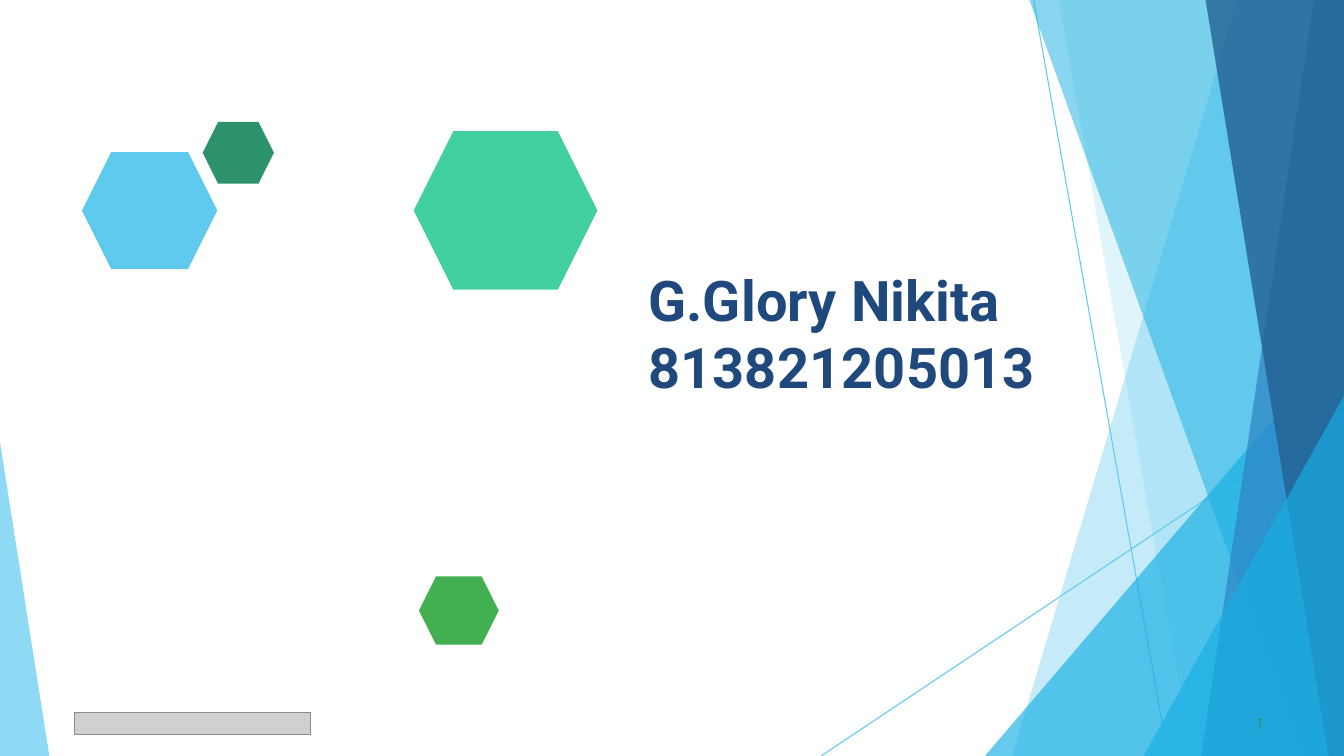
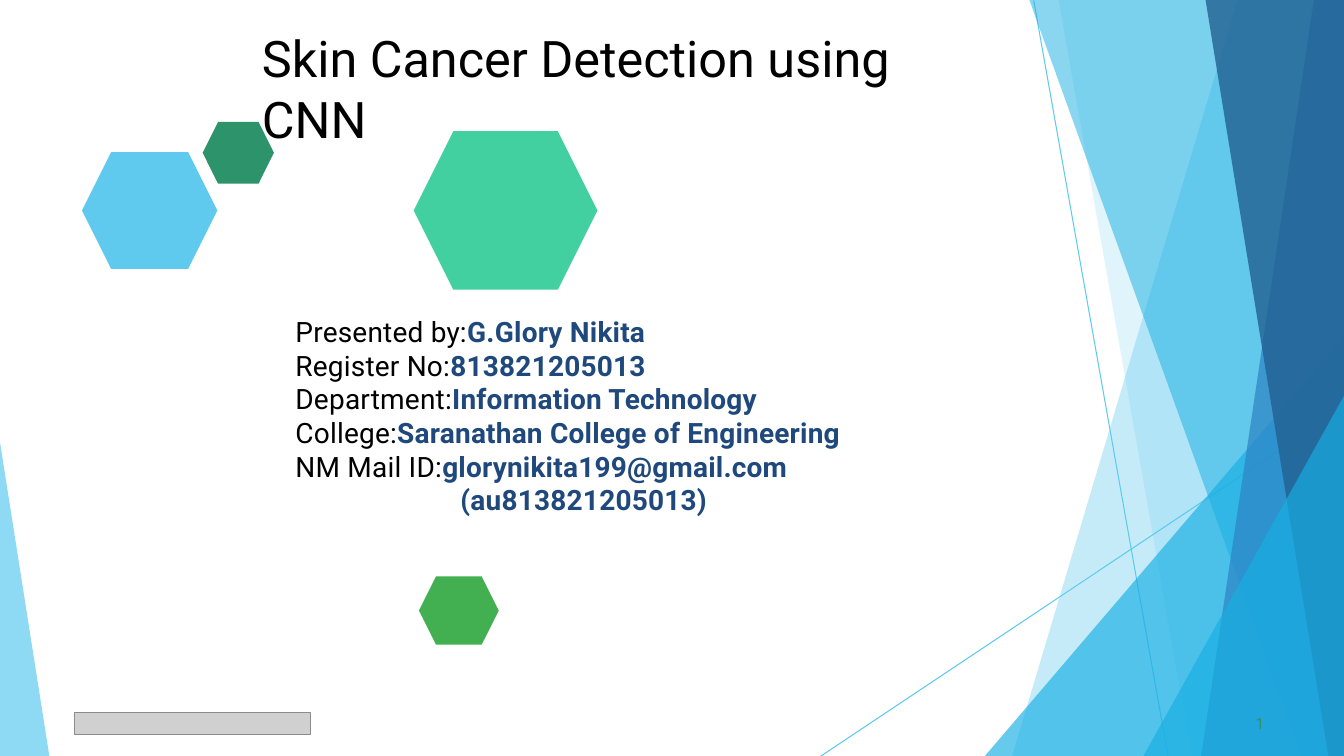
Before and after one commit to Glorynikita/TNSDC-Generative-AI, a slide deck: slide 1 of skin cancer detection.pptx. Drawn at 1344x756 pixels with LibreOffice and Linux fonts; fonts in the diff are those of the drawing; grey boxes stand for pictures. Boxes give left, top, right and bottom in pixels: in the first picture for what was removed or moved away, otherwise in the second. Text is boxed around its words. In the diff, an @@ line names an element or a change of style, - is before the commit and + after.

```diff
--- a/skin cancer detection.pptx
+++ b/skin cancer detection.pptx
@@ text added at (x1=262, y1=39, x2=889, y2=150), 36 pt, text #000000 @@
+Skin Cancer Detection using CNN
@@ title at (x1=295, y1=321, x2=839, y2=516): text changed; size 40 to 20 pt @@
-G.Glory Nikita
-813821205013
+Presented by:G.Glory Nikita
+Register No:813821205013
+Department:Information Technology
+College:Saranathan College of Engineering
+NM Mail ID:glorynikita199@gmail.com
+(au813821205013)
```
Also in this commit, not shown: 1 other slide changed.
